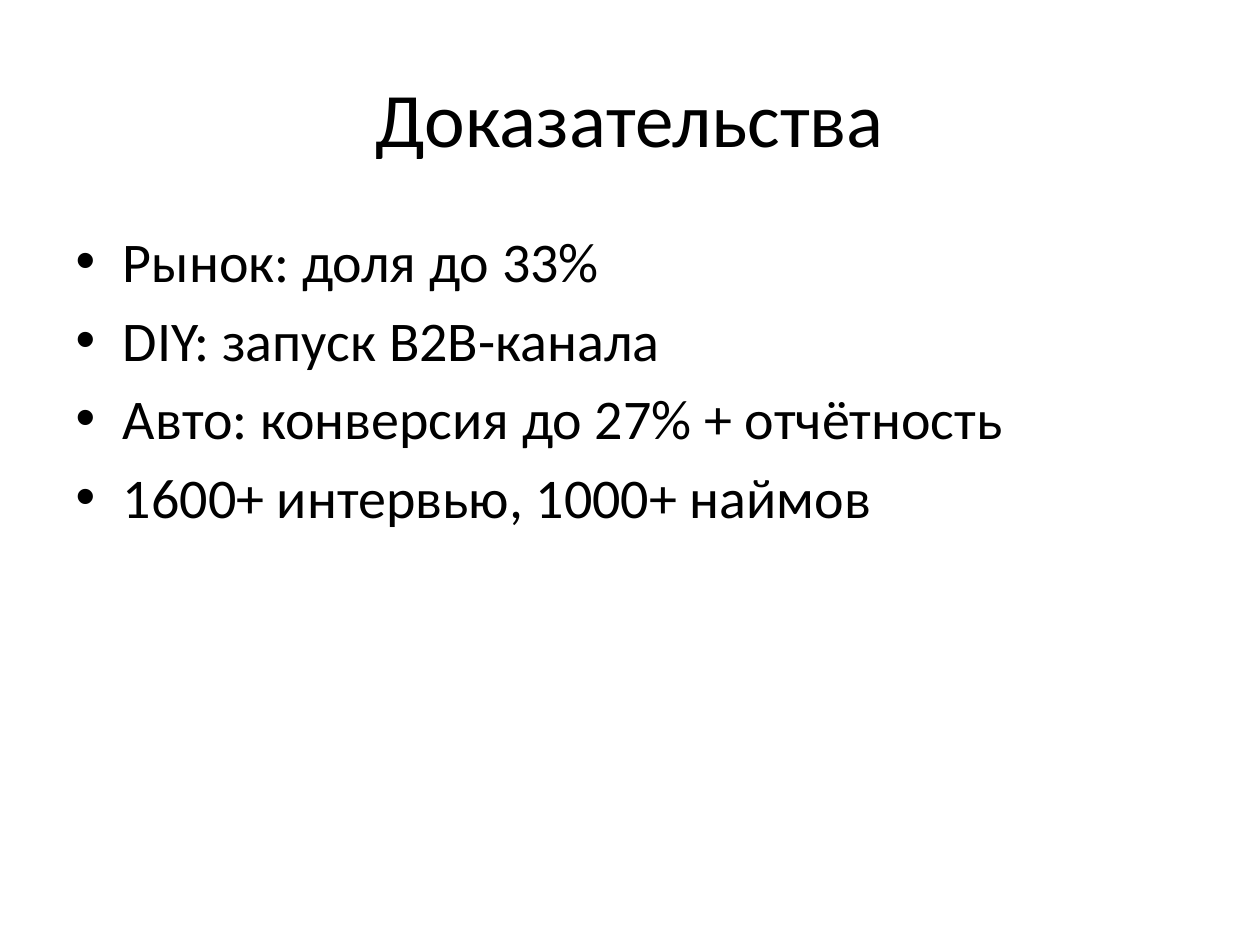
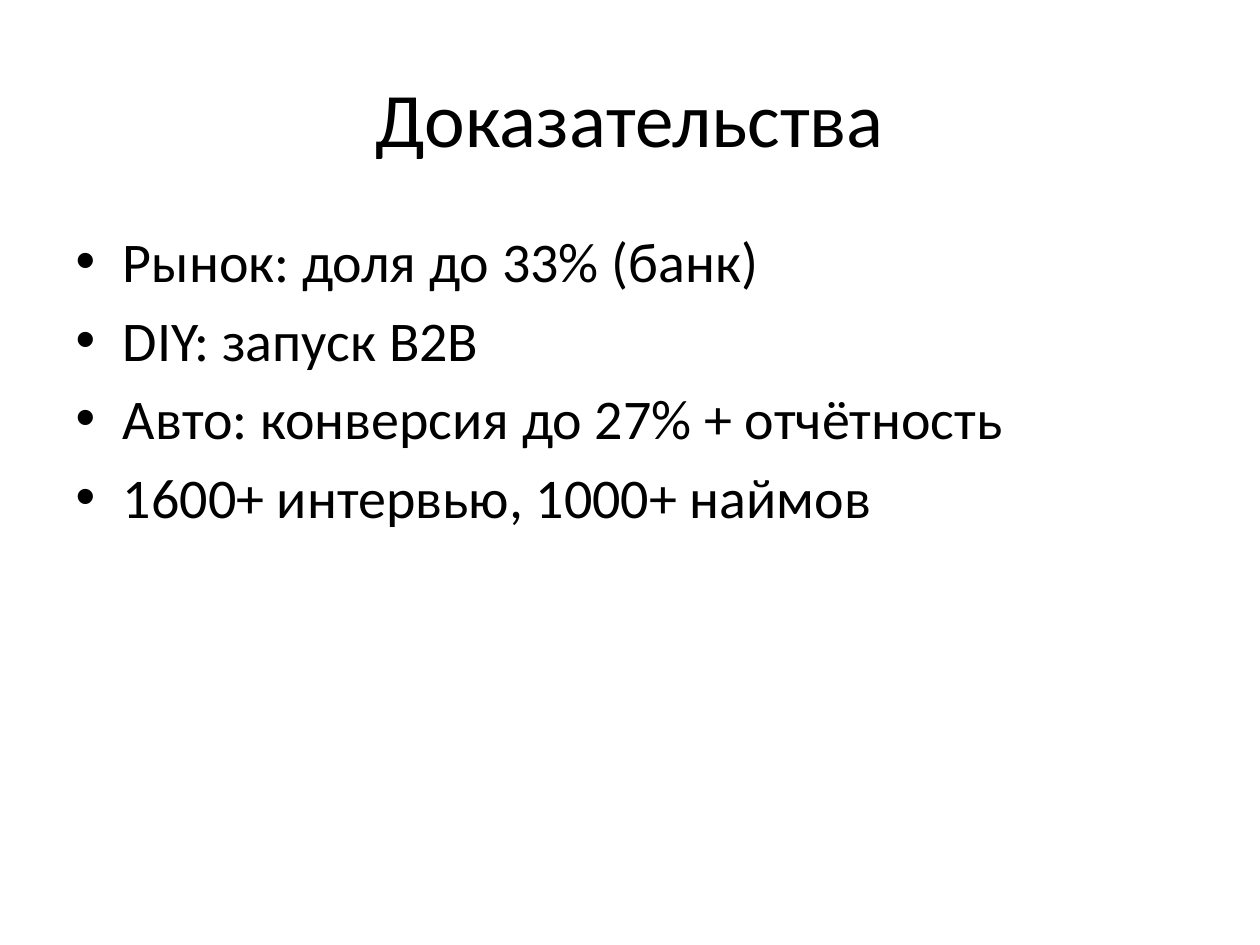
Before and after one commit to Vildia/CFG-consulting, a slide deck: slide 5 of downloads/CFG_PitchDeck.pptx (slide 7 before the commit). Drawn at 1260x945 pixels with LibreOffice and Linux fonts; fonts in the diff are those of the drawing. Boxes give left, top, right and bottom in pixels: in the first picture for what was removed or moved away, otherwise in the second. Text is boxed around its words. In the diff, an @@ line names an element or a change of style, - is before the commit and + after.

```diff
--- a/downloads/CFG_PitchDeck.pptx
+++ b/downloads/CFG_PitchDeck.pptx
@@ text at (123, 241, 758, 370): text changed @@
-• Рынок: доля до 33%
-• DIY: запуск B2B-канала
+• Рынок: доля до 33% (банк)
+• DIY: запуск B2B
```
Also in this commit, not shown: 4 other slides changed, 3 slides removed, 12 other files.
